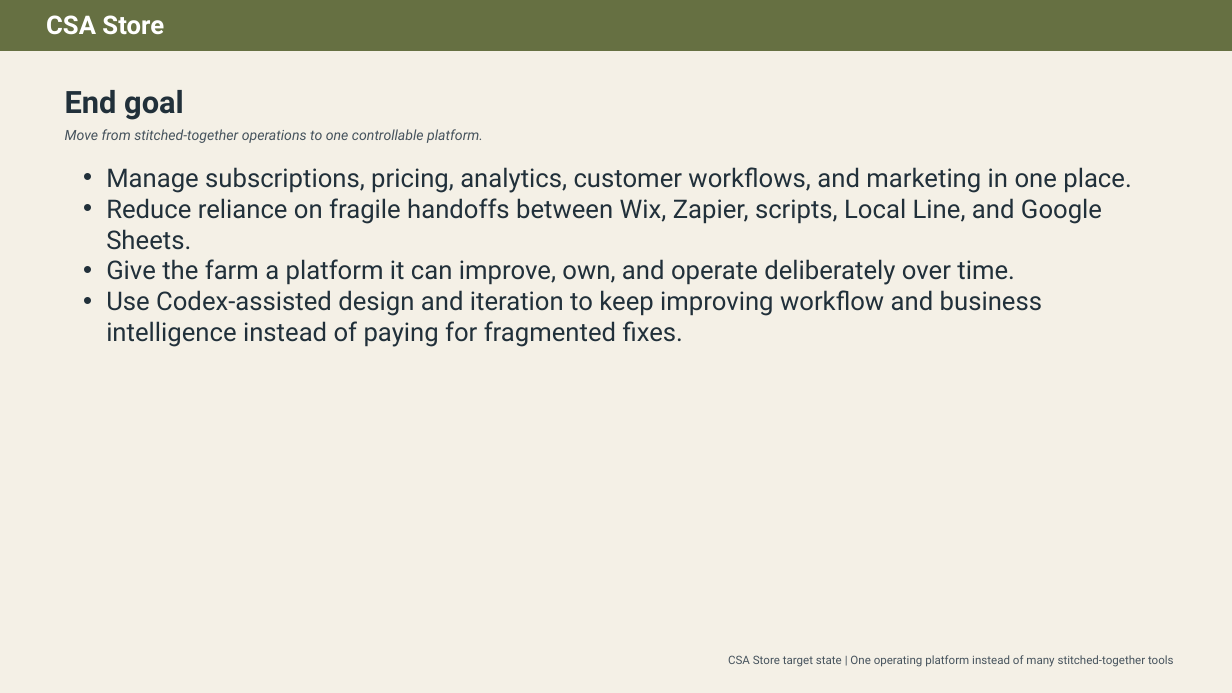
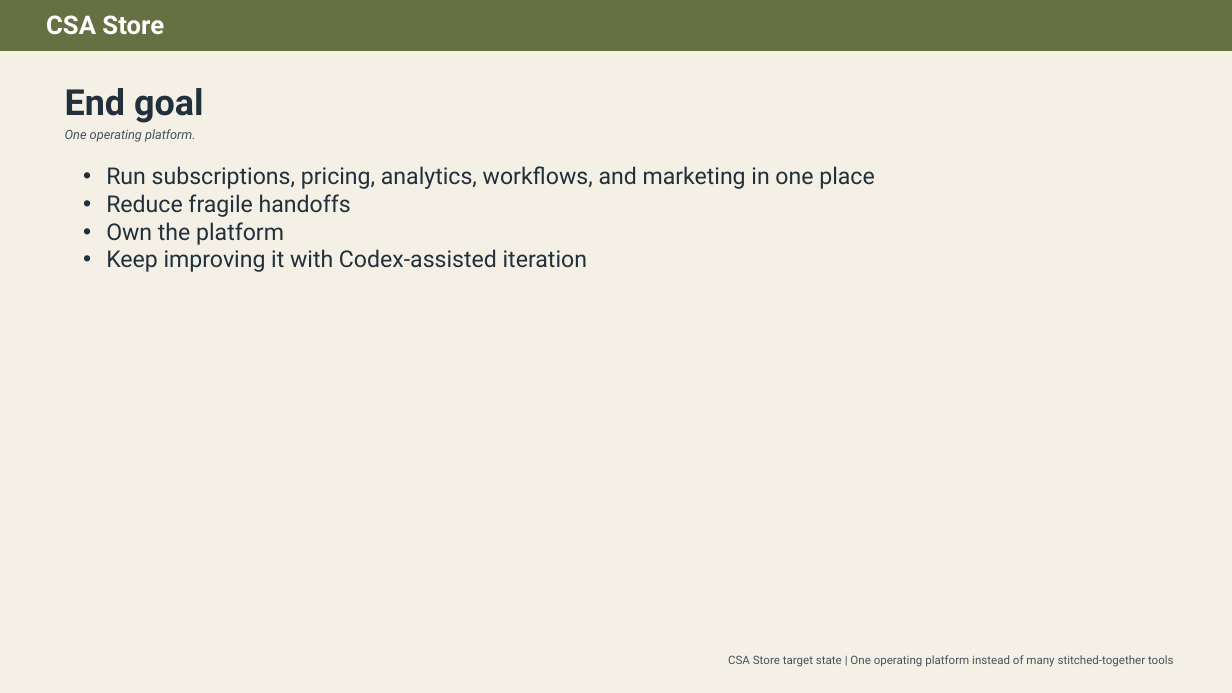
Before and after one commit to deckfamilyfarm/csa-store, a slide deck: slide 11 of docs/csa_store_application_overview_deck.pptx. Drawn at 1232x693 pixels with LibreOffice and Linux fonts; fonts in the diff are those of the drawing. Boxes give left, top, right and bottom in pixels: in the first picture for what was removed or moved away, otherwise in the second. Text is boxed around its words. In the diff, an @@ line names an element or a change of style, - is before the commit and + after.

```diff
--- a/docs/csa_store_application_overview_deck.pptx
+++ b/docs/csa_store_application_overview_deck.pptx
@@ text "End goal" at [65, 88, 204, 123]: size 24 to 28 pt @@
@@ text at [65, 129, 196, 142]: text changed; size 11 to 10 pt @@
-Move from stitched-together operations to one controllable platform.
+One operating platform.
@@ text at [106, 166, 874, 272]: text changed; size 20 to 18 pt @@
-• Manage subscriptions, pricing, analytics, customer workflows, and marketing in one place.
-• Reduce reliance on fragile handoffs between Wix, Zapier, scripts, Local Line, and Google Sheets.
-• Give the farm a platform it can improve, own, and operate deliberately over time.
-• Use Codex-assisted design and iteration to keep improving workflow and business intelligence instead of paying for fragmented fixes.
+• Run subscriptions, pricing, analytics, workflows, and marketing in one place
+• Reduce fragile handoffs
+• Own the platform
+• Keep improving it with Codex-assisted iteration
```
Also in this commit, not shown: 10 other slides changed, 1 other file.
